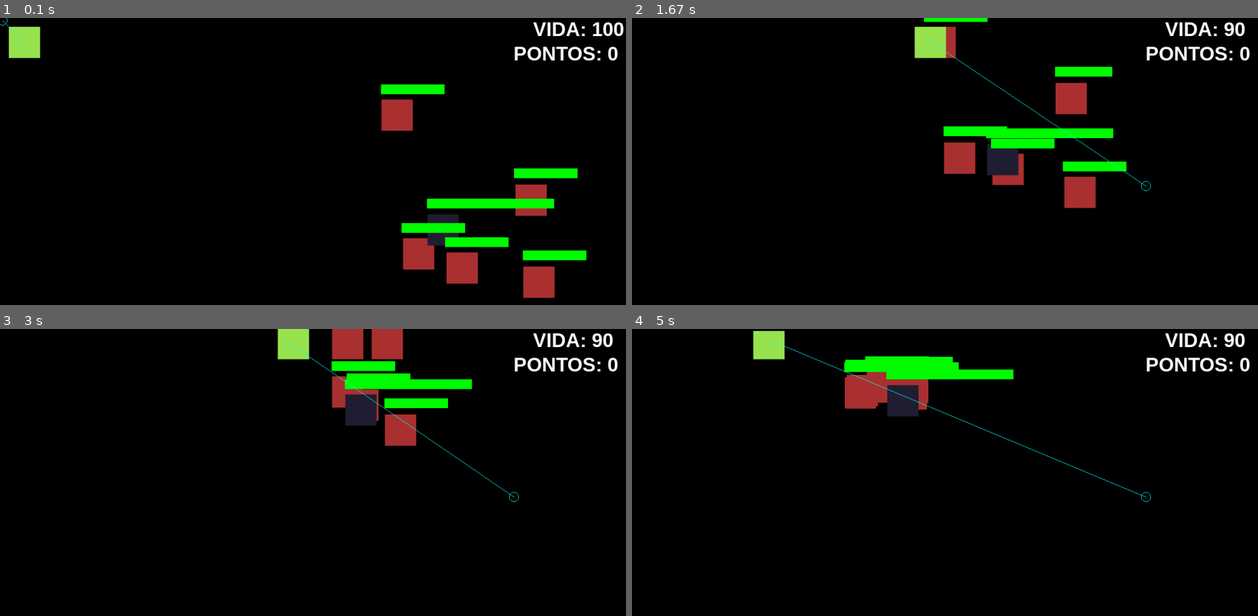
Above: before the commit, frames 1-4 (two rows, left to right).
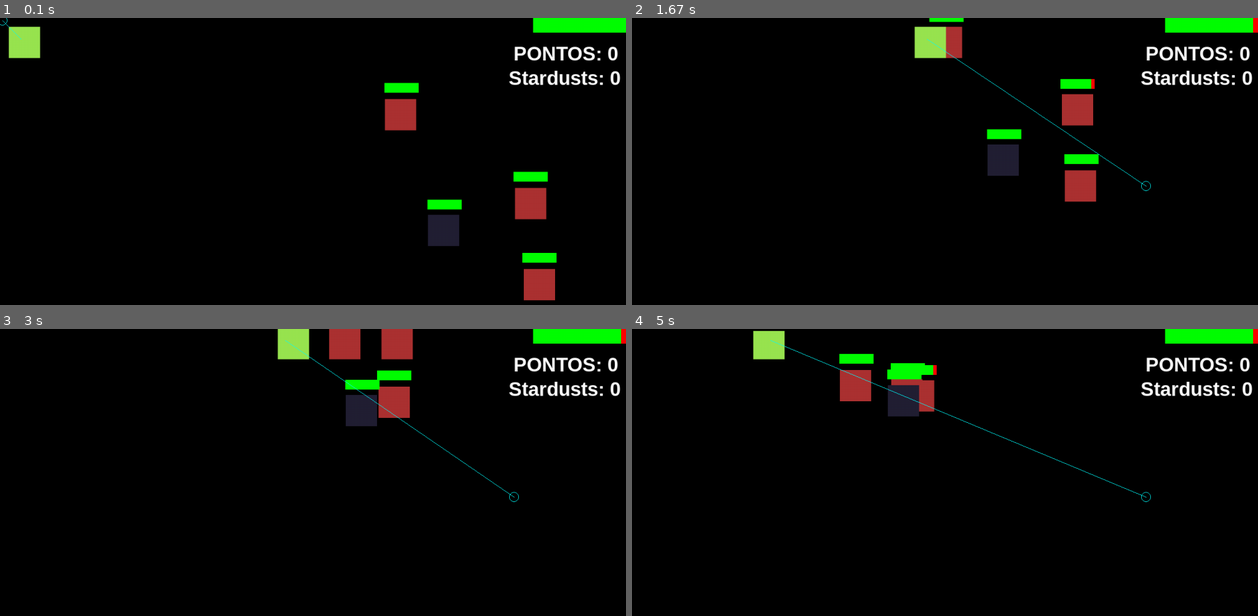
Above: after the commit, the same moments.

Repository: nicollasprado/wavesGame-pygame
Game: pygame game, started from jogo/main.py
Same seed, same stepped clock (60 frames per second), same inputs: the game is played once before the commit and once after it.
Inputs (mouse positions are in pixels of both pictures, inside the frame that each line leads up to):
- Up to frame 1 (0.1 s): no input
- Up to frame 2 (1.67 s): click (1145, 184) at 0.38 s; hold Q 0.67-1.13 s; hold D 0.67-1.13 s; hold D 1.17-1.63 s
- Up to frame 3 (3 s): hold W 1.67-1.97 s; hold D 2-2.47 s; hold A from 2.5 s (still down)
- Up to frame 4 (5 s): release A at 3.03 s; hold S 3.07-3.37 s; hold Q 3.4-3.8 s; hold A 3.4-3.8 s; hold A 3.83-4.23 s; hold W 4.27-4.63 s; hold D from 4.67 s (still down)

The runs differ from the first frame. In frame 1, 5.1% of the frame differs, in the area x 60-100%, y 0-99%; in frame 2, 5.3%, in the area x 46-100%, y 0-67%; in frame 3, 4.4%; in frame 4, 3.3%.

Commit message:
grandes atualizações

Diff:
--- a/jogo/constants.py
+++ b/jogo/constants.py
@@ -5,3 +5,5 @@
 }
 
 chosenDifficulty = 1
+screenSize = (1280, 720)
+gameName = "Block Survival"
--- a/jogo/createEnemiesLifesBars.py
+++ b/jogo/createEnemiesLifesBars.py
@@ -1,10 +1,6 @@
 import pygame
 
-def createLifeBar(entityPosX, entityPosY, entityLife, screen):
-    counter = 0
-    if counter < 1:
-        initialLife = entityLife
-    else:
-        counter+=1
-    pygame.draw.rect(screen, (0, 255, 0), pygame.Rect(entityPosX, entityPosY-30, initialLife*13, 20))
-    pygame.draw.rect(screen, (255, 0, 0), pygame.Rect(entityPosX, entityPosY-30, initialLife*13 - entityLife*13, 20))
+def createLifeBar(entityPosX, entityPosY, totalLife, entityLife, screen):
+    ratio = entityLife / totalLife
+    pygame.draw.rect(screen, (255, 0, 0), pygame.Rect(entityPosX, entityPosY-30, 70, 20))
+    pygame.draw.rect(screen, (0, 255, 0), pygame.Rect(entityPosX, entityPosY-30, (70 * ratio), 20))
--- a/jogo/angryBlock.py
+++ b/jogo/enemies/angryBlock.py
@@ -15,9 +15,12 @@
         self.playerX = 0
         self.playerY = 0
 
+        self.enemyType = 'AngryBlock'
         self.life = 5 * constants.chosenDifficulty
+        self.staticLife = 5 * constants.chosenDifficulty
         self.strength = 1 * constants.chosenDifficulty
         self.speed = 1.5
+        self.staticSpeed = 1.5
         self.oldMovementTick = 0
         self.walkTimer = 0
 
--- a/jogo/tankBlocks.py
+++ b/jogo/enemies/tankBlocks.py
@@ -13,9 +13,12 @@
         self.playerX = 0
         self.playerY = 0
 
+        self.enemyType = 'TankBlock'
         self.life = 10 * constants.chosenDifficulty
+        self.staticLife = 10 * constants.chosenDifficulty
         self.strength = 0.5 * constants.chosenDifficulty
         self.speed = 0.8
+        self.staticSpeed = 0.8
         self.oldMovementTick = 0
         self.walkTimer = 0
 
--- a/jogo/firstRoomConfigs.py
+++ /dev/null
@@ -1,33 +0,0 @@
-import angryBlock, tankBlocks, pygame
-
-class firstRoom():
-    def __init__(self):
-        self.qtAngryBlocks = 10
-        self.qtTankBlocks = 3
-        self.qtSpeedBlocks = 2
-        self.qtFollowerBlocks = 5
-        self.qtEnragedBlocks = 1
-        self.totalEnemies = 21
-        self.totalEnemiesFirstWave = 10
-        self.firstWaveAlreadySpawned = False
-        self.totalEnemiesSecondWave = 10
-        self.SecondWaveAlreadySpawned = False
-        self.BossAlreadySpawned = False
-        self.totalEnemies = 21
-        self.counterFirstWave = 100
-        self.counterSecondWave = 150
-        self.counterBoss = 200
-
-    def spawnEnemies(self, enemiesSpriteList: pygame.sprite.Group):
-        if(self.firstWaveAlreadySpawned == False):
-            for x in range(5):
-                enemiesSpriteList.add(angryBlock.AngryBlock())
-            for y in range(1):
-                enemiesSpriteList.add(tankBlocks.TankBlocks())
-            self.firstWaveAlreadySpawned = True
-        if(self.firstWaveAlreadySpawned == True and self.SecondWaveAlreadySpawned == False and not enemiesSpriteList):
-            for x in range(5):
-                enemiesSpriteList.add(angryBlock.AngryBlock())
-            for y in range(2):
-                enemiesSpriteList.add(tankBlocks.TankBlocks())
-            self.SecondWaveAlreadySpawned = True
--- a/jogo/main.py
+++ b/jogo/main.py
@@ -1,80 +1,94 @@
-import pygame, playerC, mainAttack, firstRoomConfigs, createEnemiesLifesBars, constants
+import pygame, playerC, roomGenerator, createEnemiesLifesBars, constants, random
+import mainAttack, spells.freeze
+import ui.stats
 
-pygame.init()
+class main():
+    def __init__(self):
+        pygame.init()
 
-screen_size = (1280, 720)
-screen = pygame.display.set_mode(screen_size)
-pygame.display.set_caption("Collector")
-clock = pygame.time.Clock()
-constants.chosenDifficulty = 2
-allSprites = pygame.sprite.Group()
-enemySprites = pygame.sprite.Group()
+        screen = pygame.display.set_mode(constants.screenSize)
+        pygame.display.set_caption(constants.gameName)
+        clock = pygame.time.Clock()
+        constants.chosenDifficulty = 2
+        allSprites = pygame.sprite.Group()
+        enemySprites = pygame.sprite.Group()
 
 
-firstRoomOBJ = firstRoomConfigs.firstRoom()
+        roomGen = roomGenerator.generateRooms()
 
-player = playerC.Player()
-mouseOneAttack = mainAttack.mainAttack()
-allSprites.add([player, mouseOneAttack])
+        player = playerC.Player()
+        mouseOneAttack = mainAttack.mainAttack()
+        freezeSpell = spells.freeze.Freeze()
+        allSprites.add([player, mouseOneAttack])
 
-font = pygame.font.SysFont('arial', 40, True, False)
-points = 0
+        points = 0
+        stardust = 0
 
-def createAim(mouseX, mouseY):
-    pygame.draw.line(screen, (0,255,255), (player.rect.x+25, player.rect.y+25), (mouseX, mouseY))
-    pygame.draw.circle(screen, (0, 255, 255), (mouseX, mouseY), 10.0, 1)
+        def createAim(mouseX, mouseY):
+            pygame.draw.line(screen, (0,255,255), (player.rect.x+25, player.rect.y+25), (mouseX, mouseY))
+            pygame.draw.circle(screen, (0, 255, 255), (mouseX, mouseY), 10.0, 1)
 
-running = True
-while running:
-    clock.tick(60)
-    screen.fill((0, 0, 0))
-    cursor = pygame.mouse.get_pos()
+        running = True
+        while running:
+            clock.tick(60)
+            screen.fill((0, 0, 0))
+            cursor = pygame.mouse.get_pos()
 
-    firstRoomOBJ.spawnEnemies(enemySprites)
-    enemySprites.draw(screen)
-    enemySprites.update()
+            roomGen.spawnEnemies(enemySprites)
+            enemySprites.draw(screen)
+            enemySprites.update()
 
-    for enemy in enemySprites:
-        createEnemiesLifesBars.createLifeBar(enemy.rect.x, enemy.rect.y, enemy.life, screen)
-        enemy.trackPlayer(player.rect.x, player.rect.y)
+            for enemy in enemySprites:
+                createEnemiesLifesBars.createLifeBar(enemy.rect.x, enemy.rect.y, enemy.staticLife, enemy.life, screen)
+                enemy.trackPlayer(player.rect.x, player.rect.y)
 
-    allSprites.draw(screen)
-    allSprites.update()
+            allSprites.draw(screen)
+            allSprites.update()
 
-    lifeUI = f'VIDA: {player.life}'
-    lifeUI_formatted = font.render(lifeUI, True, (255, 255, 255))
-    pointsUI = f"PONTOS: {points}"
-    pointsUI_formatted = font.render(pointsUI, True, (255, 255, 255))
+            for event in pygame.event.get():
+                if(event.type == pygame.QUIT):
+                    running = False
+                if(event.type == pygame.MOUSEBUTTONDOWN and event.button == 1 and mouseOneAttack.triggerAtack == False):
+                    mouseOneAttack.attack(cursor[0], cursor[1])
+                if(event.type == pygame.MOUSEBUTTONDOWN and event.button == 1):
+                    for enemy in enemySprites:
+                        if(enemy.rect.collidepoint(cursor)):
+                            enemy.life -= 1
+                            if(enemy.life <= 0):
+                                enemy.kill()
+                                enemy.rect.x = 100000
+                                points += 1
+                                if(enemy.enemyType == 'AngryBlock'):
+                                    stardust += random.randint(0, 1)
+                                elif(enemy.enemyType == 'TankBlock'):
+                                    stardust += random.randint(1, 2)
 
-    for event in pygame.event.get():
-        if(event.type == pygame.QUIT):
-            running = False
-        if(event.type == pygame.MOUSEBUTTONDOWN and event.button == 1 and mouseOneAttack.triggerAtack == False):
-            mouseOneAttack.attack(cursor[0], cursor[1])
-        if(event.type == pygame.MOUSEBUTTONDOWN and event.button == 1):
-            for enemy in enemySprites:
-                if(enemy.rect.collidepoint(cursor)):
-                    enemy.life -= 1
-                    if(enemy.life <= 0):
-                        enemy.kill()
-                        enemy.rect.x = 100000
-                        points += 1
+            if(pygame.key.get_pressed()[pygame.K_a] or pygame.key.get_pressed()[pygame.K_d] or pygame.key.get_pressed()[pygame.K_w] or pygame.key.get_pressed()[pygame.K_s]):
+                player.walk()
 
-    if(pygame.key.get_pressed()):
-        player.walk()
+            if(freezeSpell.isFrozen and freezeSpell.checkFreezeTick(pygame.time.get_ticks())):
+                freezeSpell.useFreeze(pygame.time.get_ticks(), enemySprites, stardust)
+            if(pygame.key.get_pressed()[pygame.K_q]):
+                stardust = freezeSpell.useFreeze(pygame.time.get_ticks(), enemySprites, stardust)
 
-    if(player.checkDamageCooldown(pygame.time.get_ticks())):
-        for enemy in enemySprites:
-            if(player.rect.colliderect(enemy.rect)):
-                player.life -= 10
-                player.lastDamageTick = pygame.time.get_ticks()
 
-    createAim(cursor[0], cursor[1])
+            if(player.checkDamageCooldown(pygame.time.get_ticks())):
+                for enemy in enemySprites:
+                    if(player.rect.colliderect(enemy.rect)):
+                        player.life -= 10
+                        player.lastDamageTick = pygame.time.get_ticks()
 
-    screen.blit(lifeUI_formatted, (1090, 0))
-    screen.blit(pointsUI_formatted, (1050, 50))
-    pygame.display.flip()
+            if(player.life == 0):
+                main()
+
+            createAim(cursor[0], cursor[1])
+
+            ui.stats.createUI(player, points, stardust, screen)
+            pygame.display.flip()
 
 
 
-pygame.quit()
+        pygame.quit()
+
+if(__name__ == '__main__'):
+    main()
--- a/jogo/playerC.py
+++ b/jogo/playerC.py
@@ -17,6 +17,7 @@
 
         self.name = 'jogador'
         self.life = 100
+        self.staticLife = 100
         self.strength = 1
         self.speed = 1
         self.lastDamageTick = 0
--- /dev/null
+++ b/jogo/roomGenerator.py
@@ -0,0 +1,19 @@
+import enemies, pygame
+
+import enemies.angryBlock
+import enemies.tankBlocks
+
+class generateRooms():
+    def __init__(self):
+        self.totalEnemies = 0
+        self.actualRoom = 0
+
+    def spawnEnemies(self, enemiesSpriteList: pygame.sprite.Group):
+        if(not enemiesSpriteList):
+            for x in range(self.actualRoom*3):
+                enemiesSpriteList.add(enemies.angryBlock.AngryBlock())
+                self.totalEnemies += 1
+            for y in range(int(self.actualRoom*1.5)):
+                enemiesSpriteList.add(enemies.tankBlocks.TankBlocks())
+                self.totalEnemies += 1
+            self.actualRoom+=1
--- /dev/null
+++ b/jogo/spells/freeze.py
@@ -0,0 +1,34 @@
+import constants
+
+class Freeze:
+    def __init__(self):
+        self.sdCost = 5 * constants.chosenDifficulty
+        self.cooldown = 10000 * constants.chosenDifficulty
+        self.freezeTime = 3000
+        self.startTick = 0
+        self.finishTick = self.startTick + self.freezeTime
+        self.lastUseFinishTick = 0
+        self.isFrozen = False
+        self.newStardust = 0
+
+    def useFreeze(self, tick: int, enemiesGroup, stardustQt: int):
+        if(self.isFrozen == False and tick >= self.lastUseFinishTick and stardustQt >= self.sdCost):
+            for enemy in enemiesGroup:
+                enemy.speed = 0
+            self.startTick = tick
+            self.finishTick = self.startTick + self.freezeTime
+            self.isFrozen = True
+            self.newStardust = stardustQt - self.sdCost
+            return self.newStardust
+        elif(tick >= self.finishTick):
+            for enemy in enemiesGroup:
+                enemy.speed = enemy.staticSpeed
+                self.isFrozen = False
+                self.lastUseFinishTick = self.finishTick + self.cooldown
+            return stardustQt
+        else:
+            return stardustQt
+
+    def checkFreezeTick(self, tick: int) -> bool:
+        if(tick >= self.finishTick):
+            return True
--- /dev/null
+++ b/jogo/ui/stats.py
@@ -0,0 +1,16 @@
+import pygame
+
+
+def createUI(player, points: int, stardust: int, screen) -> list:
+    font = pygame.font.SysFont('arial', 40, True, False)
+
+    lifeRatio = player.life / player.staticLife
+    pygame.draw.rect(screen, (255, 0, 0), pygame.Rect(1090, 0, 200, 30))
+    pygame.draw.rect(screen, (0, 255, 0), pygame.Rect(1090, 0, (200 * lifeRatio), 30))
+
+    pointsUI = f"PONTOS: {points}"
+    pointsUI_formatted = font.render(pointsUI, True, (255, 255, 255))
+    stardustUI = f"Stardusts: {stardust}"
+    stardustUI_formatted = font.render(stardustUI, True, (255, 255, 255))
+    screen.blit(pointsUI_formatted, (1050, 50))
+    screen.blit(stardustUI_formatted, (1040, 100))
Empty file added: jogo/ui/__init__.py
